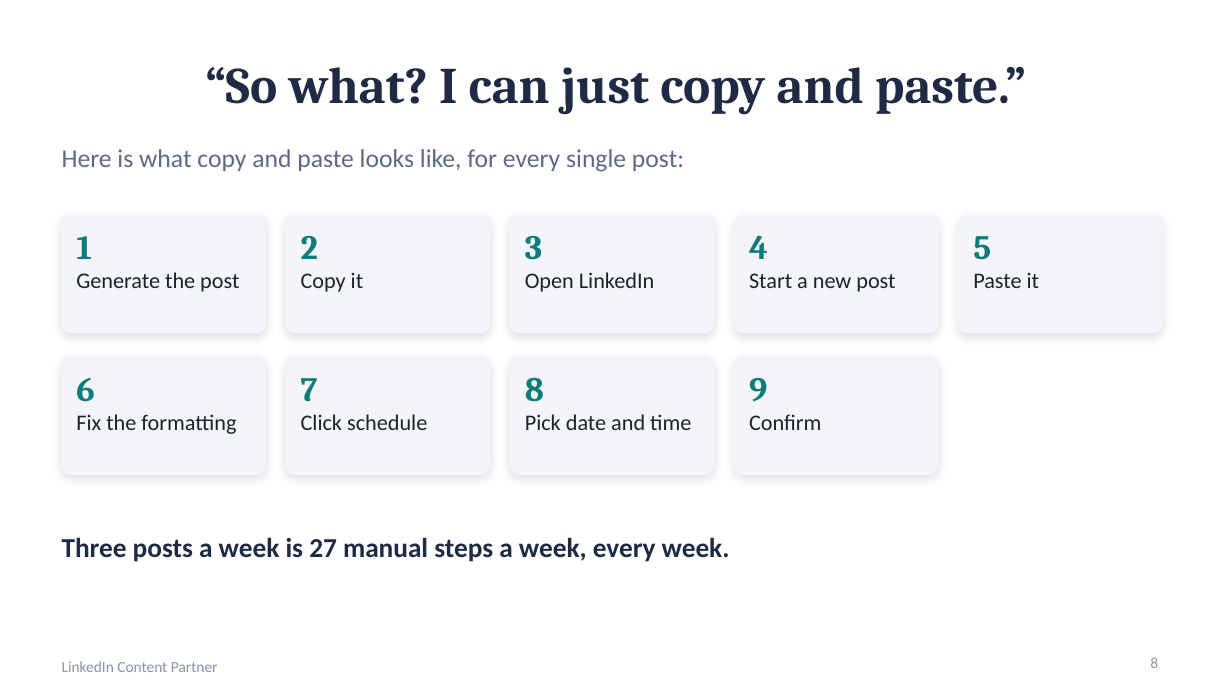
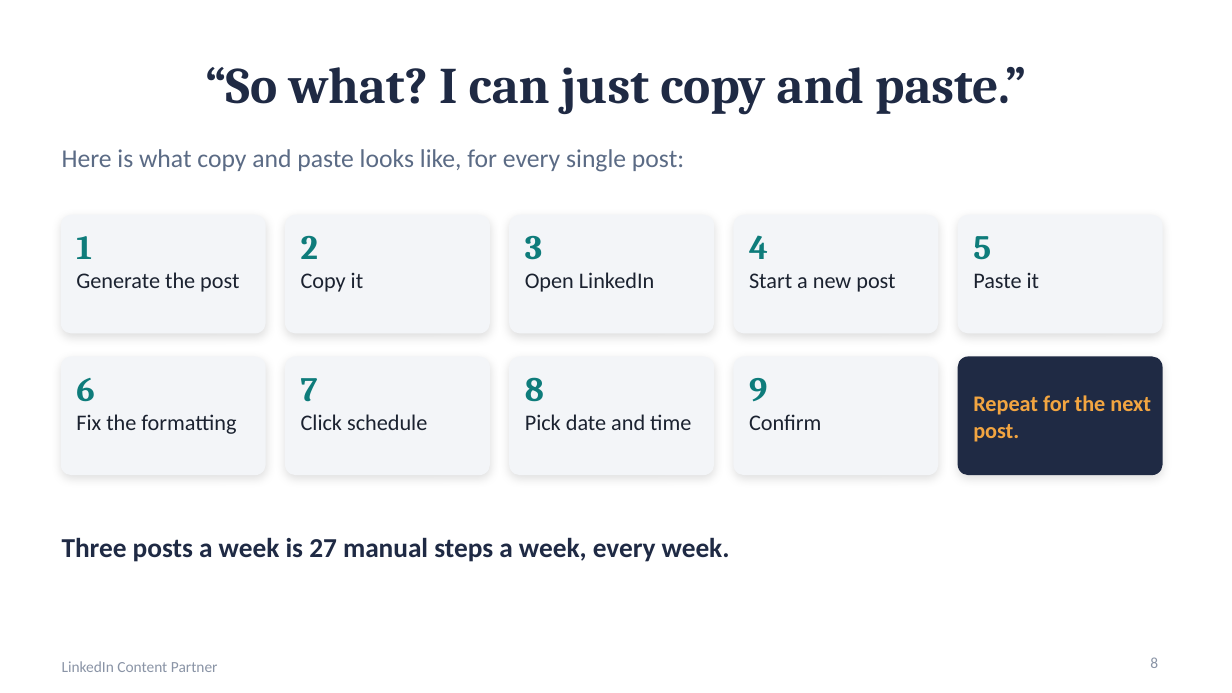
Before and after one commit to crystaljonespmp/LinkedIn-Content-Partner-Automation, a slide deck: slide 8 of PowerPoint/LinkedIn-Content-Partner-Automation-Slides.pptx. Drawn at 1232x693 pixels with LibreOffice and Linux fonts; fonts in the diff are those of the drawing. Boxes give left, top, right and bottom in pixels: in the first picture for what was removed or moved away, otherwise in the second. Text is boxed around its words. In the diff, an @@ line names an element or a change of style, - is before the commit and + after.

```diff
--- a/PowerPoint/LinkedIn-Content-Partner-Automation-Slides.pptx
+++ b/PowerPoint/LinkedIn-Content-Partner-Automation-Slides.pptx
@@ rounded rectangle added at [958, 357, 1162, 474], fill #1F2A44, outline #1F2A44 1 pt @@
@@ text added at [973, 395, 1151, 442], 13 pt, text #F2A541, bold @@
+Repeat for the next post.
```
